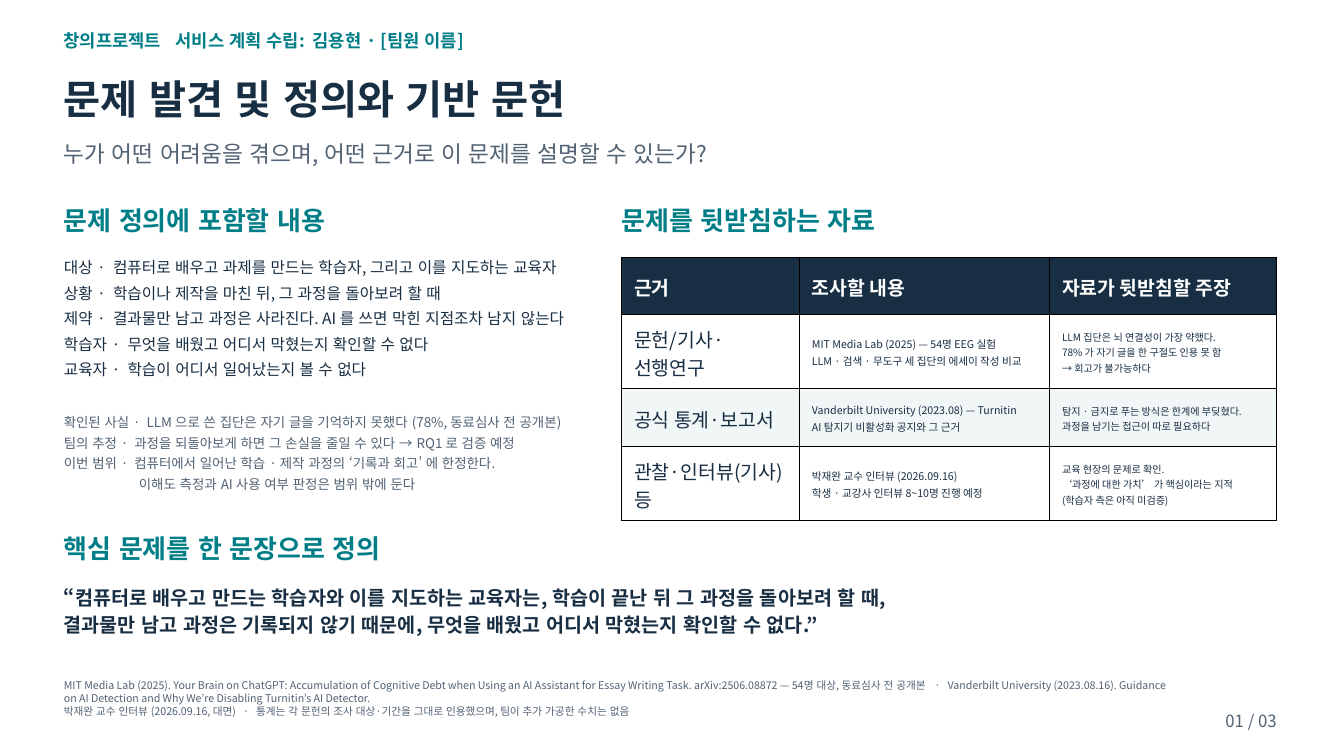
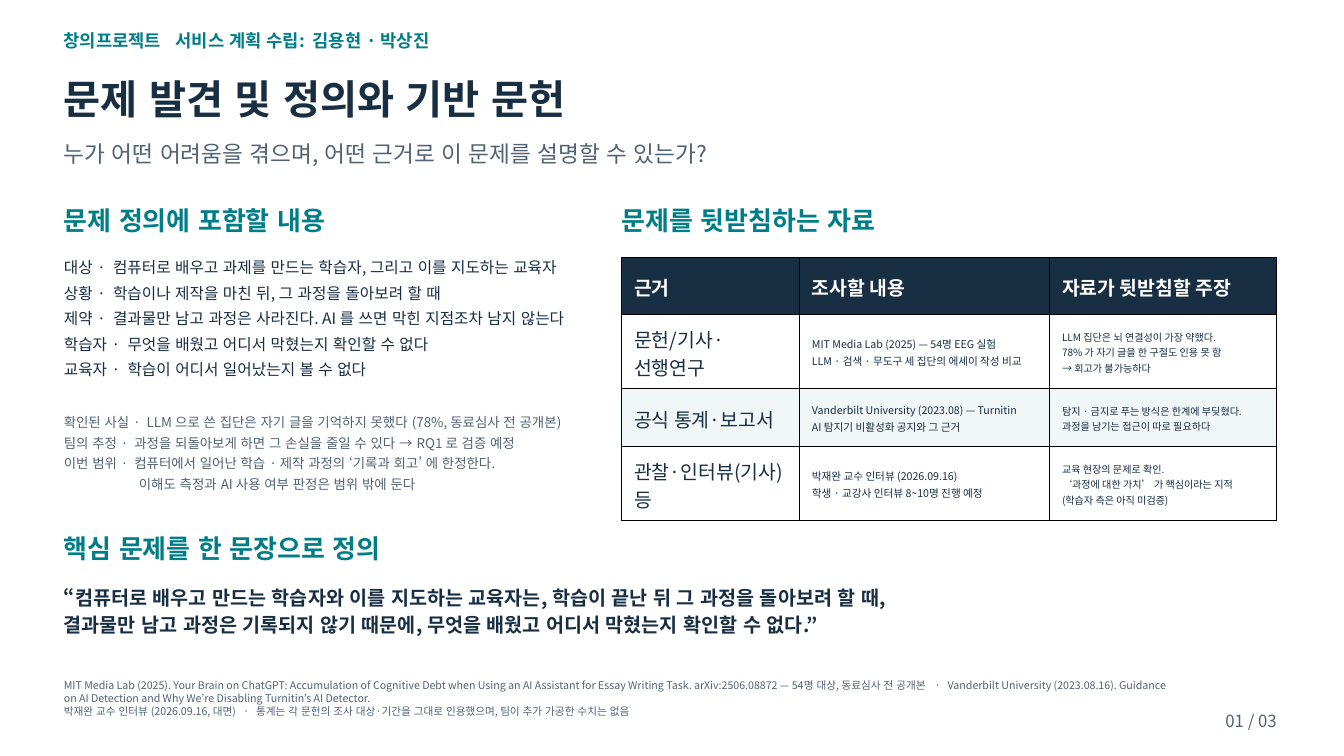
Before and after one commit to 20233014-KYH/trace, a slide deck: slide 1 of deck/창의프로젝트_서비스계획수립_Trace.pptx. Drawn at 1344x756 pixels with LibreOffice and Linux fonts; fonts in the diff are those of the drawing. Boxes give left, top, right and bottom in pixels: in the first picture for what was removed or moved away, otherwise in the second. Text is boxed around its words. In the diff, an @@ line names an element or a change of style, - is before the commit and + after.

```diff
--- a/deck/창의프로젝트_서비스계획수립_Trace.pptx
+++ b/deck/창의프로젝트_서비스계획수립_Trace.pptx
@@ text at [64, 32, 430, 49]: text changed @@
-창의프로젝트 서비스 계획 수립: 김용현 · [팀원 이름]
+창의프로젝트 서비스 계획 수립: 김용현 · 박상진
```
Also in this commit, not shown: 2 other slides changed, 4 other files.
